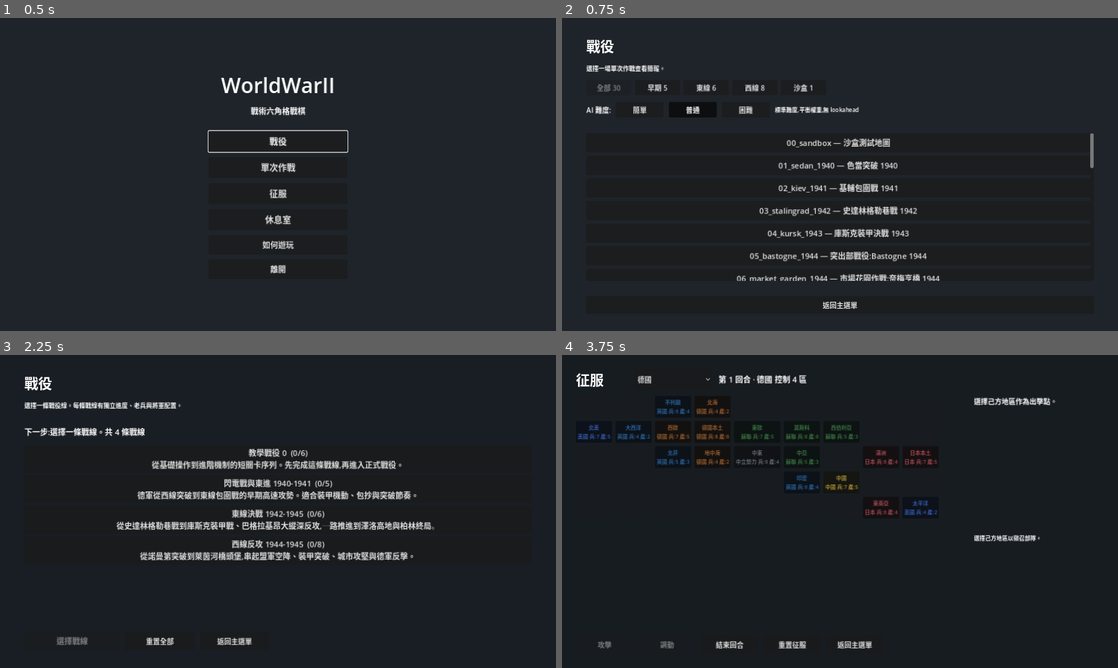
Above: before the commit, frames 1-4 (two rows, left to right).
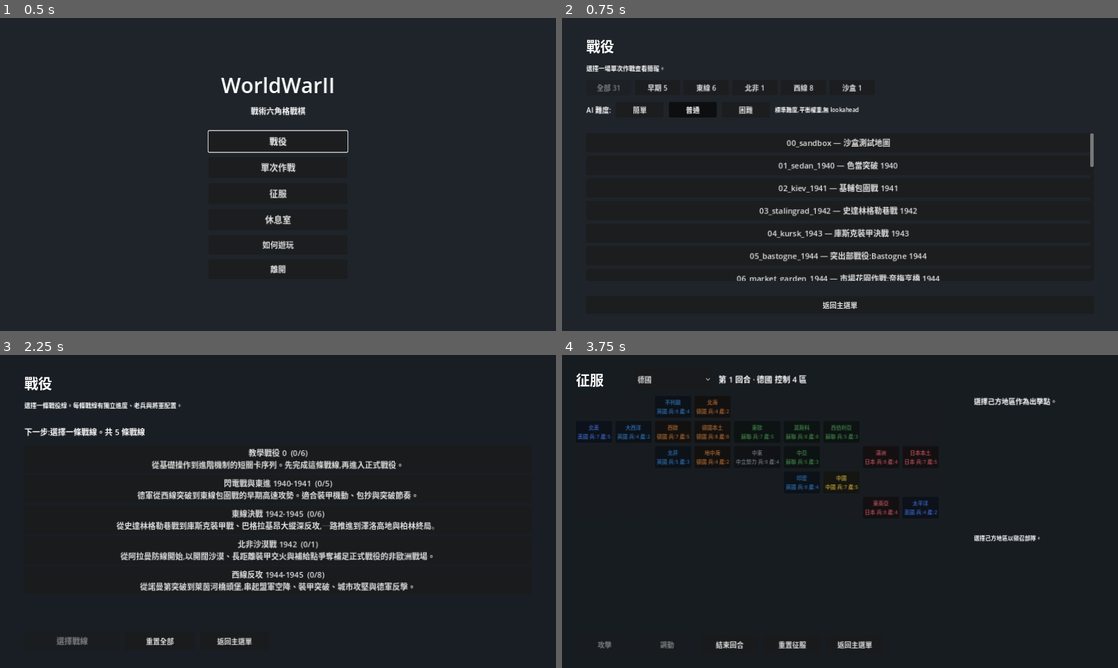
Above: after the commit, the same moments.

Repository: Fischer-Zhang/WorldWarII
Game: Godot game, scene res://scenes/main_menu.tscn
Same seed, same stepped clock (60 frames per second), same inputs: the game is played once before the commit and once after it.
Inputs:
- Up to frame 1 (0.5 s): no input
- Up to frame 2 (0.75 s): click "單次作戰" at 0.5 s
- Up to frame 3 (2.25 s): click "返回主選單" at 1.25 s; click "戰役" at 2 s
- Up to frame 4 (3.75 s): click "返回主選單" at 2.75 s; click "征服" at 3.5 s

Frame 1 is identical in both runs. In frame 2, 0.2% of the frame differs, in the area x 9-96%, y 21-48%; in frame 3, 2.7%, in the area x 20-78%, y 23-76%; in frame 4, nothing differs.

Commit message:
Add north africa campaign battle

Diff:
--- a/data/campaigns.json
+++ b/data/campaigns.json
@@ -34,6 +34,13 @@
       "east_10_berlin_1945"
     ]
   },
+  "north_africa": {
+    "title": "北非沙漠戰 1942",
+    "description": "從阿拉曼防線開始,以開闊沙漠、長距離裝甲交火與補給點爭奪補足正式戰役的非歐洲戰場。",
+    "scenario_order": [
+      "north_01_el_alamein_1942"
+    ]
+  },
   "western_front": {
     "title": "西線反攻 1944-1945",
     "description": "從諾曼第突破到萊茵河橋頭堡,串起盟軍空降、裝甲突破、城市攻堅與德軍反擊。",
--- /dev/null
+++ b/data/scenarios/north_01_el_alamein_1942.json
@@ -0,0 +1,80 @@
+{
+  "id": "north_01_el_alamein_1942",
+  "title": "阿拉曼防線 1942",
+  "briefing": "1942 年 10 月。英軍第八軍團在阿拉曼防線集結,準備突破隆美爾的軸心裝甲屏障。沙漠開闊、掩蔽稀少,山脊與綠洲村落是少數能固定戰線的位置。\n\n你的任務:在 12 個回合內摧毀德軍戰鬥群。德軍只要拖到時限便能保住防線。\n\n次要目標:奪取中線綠洲補給點可修復前鋒裝甲;偵察北側山脊可提前壓制德軍反戰車火網。\n\n戰術提示:輕戰車的視野能替砲兵創造標定價值。不要讓 Crusader 正面撞上 PaK 40 或 Marder,用 6-pdr 與 Grant 在開闊地交叉射擊。",
+  "map": {
+    "width": 16,
+    "height": 10,
+    "tiles": [
+      ["desert", "desert", "road", "desert", "desert", "desert", "mountain", "desert", "desert", "road", "desert", "desert", "desert", "mountain", "desert", "desert"],
+      ["desert", "road", "road", "desert", "desert", "desert", "desert", "desert", "town", "road", "desert", "desert", "desert", "desert", "desert", "desert"],
+      ["desert", "desert", "road", "desert", "mountain", "desert", "desert", "desert", "desert", "road", "desert", "desert", "mountain", "desert", "desert", "desert"],
+      ["desert", "desert", "desert", "road", "desert", "desert", "desert", "town", "desert", "desert", "road", "desert", "desert", "desert", "desert", "desert"],
+      ["desert", "desert", "mountain", "desert", "desert", "desert", "desert", "road", "road", "road", "desert", "desert", "desert", "mountain", "desert", "desert"],
+      ["desert", "desert", "desert", "desert", "road", "desert", "desert", "desert", "town", "desert", "desert", "road", "desert", "desert", "desert", "desert"],
+      ["desert", "desert", "desert", "mountain", "desert", "desert", "road", "desert", "desert", "desert", "road", "desert", "desert", "desert", "mountain", "desert"],
+      ["desert", "road", "road", "desert", "desert", "desert", "desert", "desert", "desert", "road", "desert", "desert", "town", "desert", "desert", "desert"],
+      ["desert", "desert", "desert", "desert", "mountain", "desert", "desert", "desert", "desert", "road", "desert", "mountain", "desert", "desert", "desert", "desert"],
+      ["desert", "desert", "desert", "road", "desert", "desert", "desert", "mountain", "desert", "road", "road", "desert", "desert", "desert", "desert", "desert"]
+    ]
+  },
+  "factions": [
+    {
+      "id": "allies",
+      "name": "英軍第八軍團",
+      "controller": "player",
+      "color": "#2f6fb0"
+    },
+    {
+      "id": "axis",
+      "name": "德意非洲軍",
+      "controller": "ai",
+      "ai": "defensive",
+      "color": "#a86632"
+    }
+  ],
+  "units": [
+    {"faction": "allies", "type": "light_tank", "name": "Crusader 偵察隊", "at": [1, 7]},
+    {"faction": "allies", "type": "medium_tank", "name": "Grant a", "at": [2, 8], "general": "patton"},
+    {"faction": "allies", "type": "medium_tank", "name": "Grant b", "at": [1, 5]},
+    {"faction": "allies", "type": "tank_destroyer", "name": "M10 先遣車", "at": [3, 7]},
+    {"faction": "allies", "type": "at_gun", "name": "6-pdr AT", "at": [2, 6]},
+    {"faction": "allies", "type": "infantry", "name": "第 51 高地步兵", "at": [1, 8]},
+    {"faction": "allies", "type": "artillery", "name": "25-pdr 野砲", "at": [0, 8]},
+    {"id": "axis_marder_ridge", "faction": "axis", "type": "tank_destroyer", "name": "Marder 山脊伏擊車", "at": [12, 2]},
+    {"faction": "axis", "type": "medium_tank", "name": "Pz.III", "at": [13, 5], "general": "rommel"},
+    {"faction": "axis", "type": "medium_tank", "name": "Pz.IV", "at": [12, 7]},
+    {"faction": "axis", "type": "at_gun", "name": "PaK 40", "at": [11, 4]},
+    {"faction": "axis", "type": "infantry", "name": "非洲軍步兵 a", "at": [13, 3]},
+    {"faction": "axis", "type": "infantry", "name": "非洲軍步兵 b", "at": [14, 7]},
+    {"faction": "axis", "type": "artillery", "name": "105 mm", "at": [15, 8]}
+  ],
+  "secondary_objectives": [
+    {
+      "id": "el_alamein_oasis_depot",
+      "type": "capture",
+      "label": "奪取綠洲補給",
+      "faction": "allies",
+      "target": [8, 5],
+      "rewards": [{"type": "xp", "amount": 1}, {"type": "repair_hp", "amount": 2}]
+    },
+    {
+      "id": "el_alamein_ridge_recon",
+      "type": "recon_hex",
+      "label": "偵察北側山脊",
+      "faction": "allies",
+      "target": [10, 2],
+      "rewards": [{"type": "xp", "amount": 1}, {"type": "suppress_enemies", "amount": 1, "radius": 2}]
+    }
+  ],
+  "victory": {
+    "allies": {
+      "type": "eliminate",
+      "by_turn": 12
+    },
+    "axis": {
+      "type": "survive",
+      "by_turn": 12
+    }
+  }
+}
--- a/scripts/ui/scenario_select.gd
+++ b/scripts/ui/scenario_select.gd
@@ -12,6 +12,7 @@
 	CATEGORY_ALL: "全部",
 	"blitzkrieg_early_war": "早期",
 	"eastern_front": "東線",
+	"north_africa": "北非",
 	"western_front": "西線",
 	CATEGORY_SANDBOX: "沙盒",
 }
Not shown, changed: README.md
Not shown, changed: docs/DEMO_SCRIPT.md
Not shown, changed: docs/progress/balance_report.md
Not shown, changed: docs/progress/scenario_balance_report.md
Not shown, changed: docs/progress/scenario_probe.md
